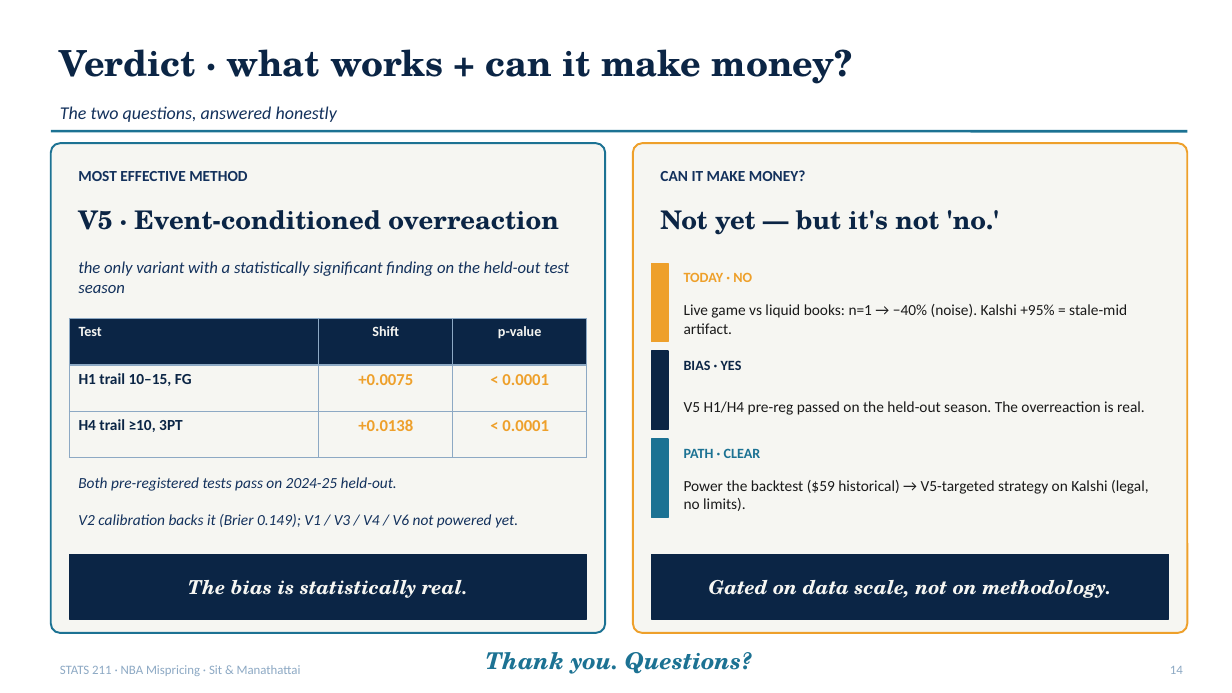
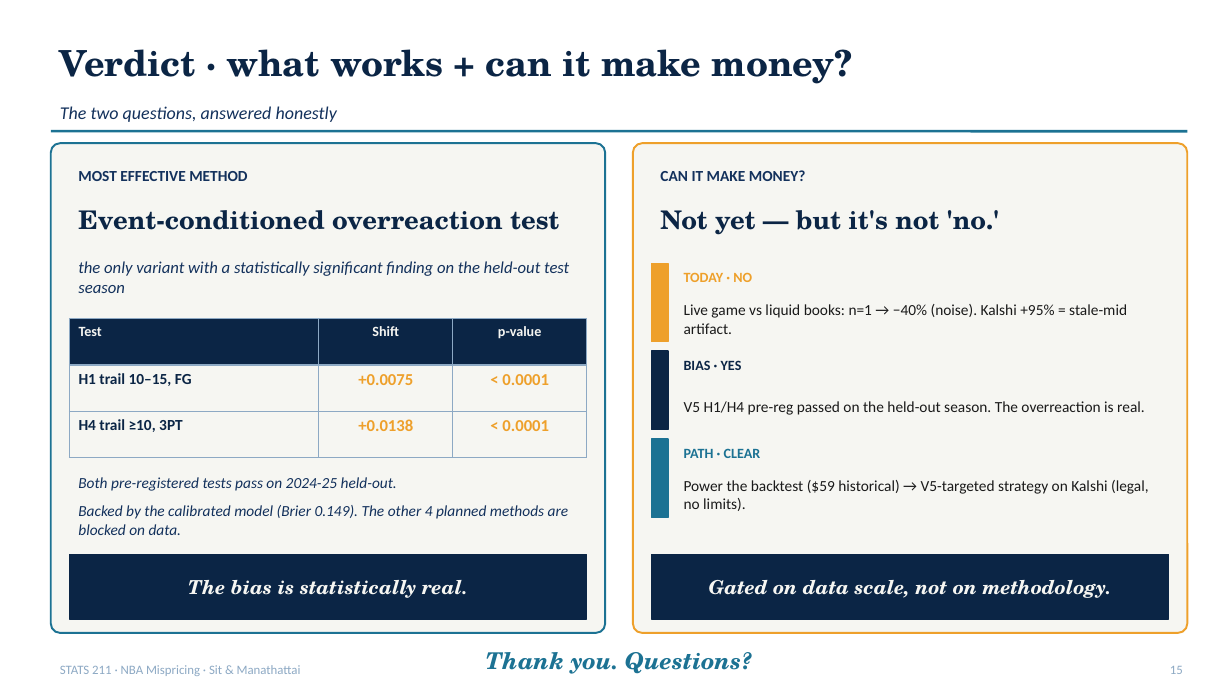
Before and after one commit to ivan-sit/live-nba-market-mispricing-detection, a slide deck: slide 15 of slides/final_deck.pptx (slide 14 before the commit). Drawn at 1232x693 pixels with LibreOffice and Linux fonts; fonts in the diff are those of the drawing. Boxes give left, top, right and bottom in pixels: in the first picture for what was removed or moved away, otherwise in the second. Text is boxed around its words. In the diff, an @@ line names an element or a change of style, - is before the commit and + after.

```diff
--- a/slides/final_deck.pptx
+++ b/slides/final_deck.pptx
@@ text at <box>78,210,559,230</box>: text changed @@
-V5 · Event-conditioned overreaction
+Event-conditioned overreaction test
@@ text at <box>78,505,569,535</box>: text changed @@
-V2 calibration backs it (Brier 0.149); V1 / V3 / V4 / V6 not powered yet.
+Backed by the calibrated model (Brier 0.149). The other 4 planned methods are blocked on data.
@@ text at <box>1170,666,1183,674</box>: text changed @@
-14
+15
```
Also in this commit, not shown: 9 other slides changed, 2 slides added, 1 slide removed, 3 other files.
